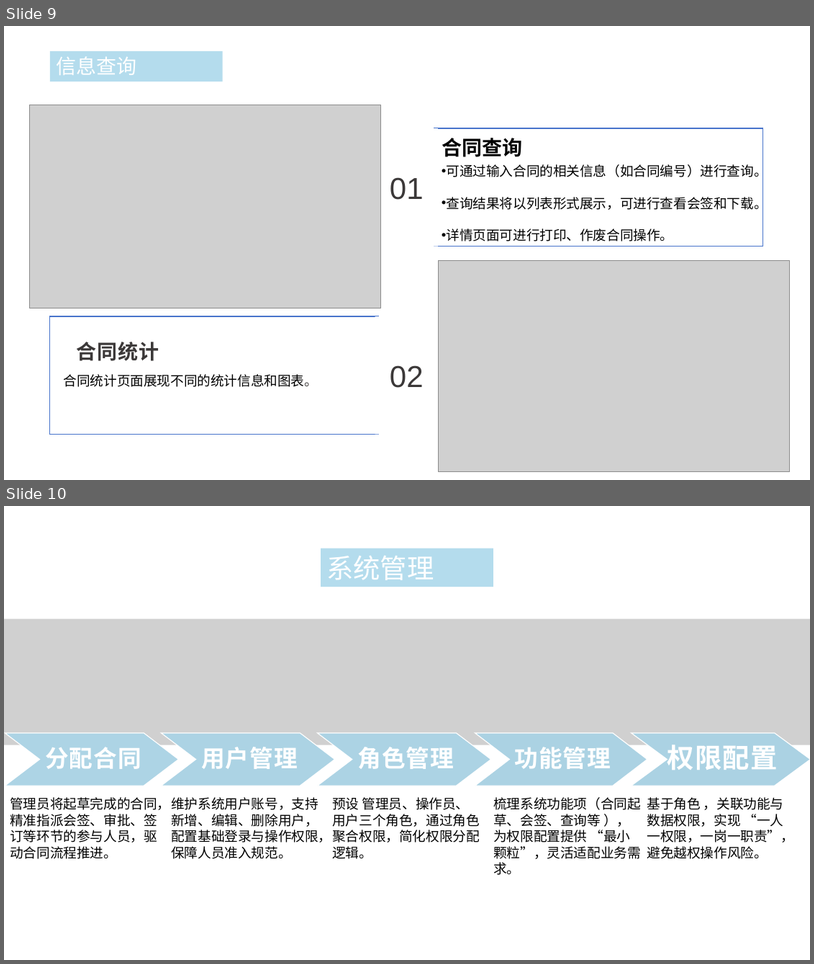
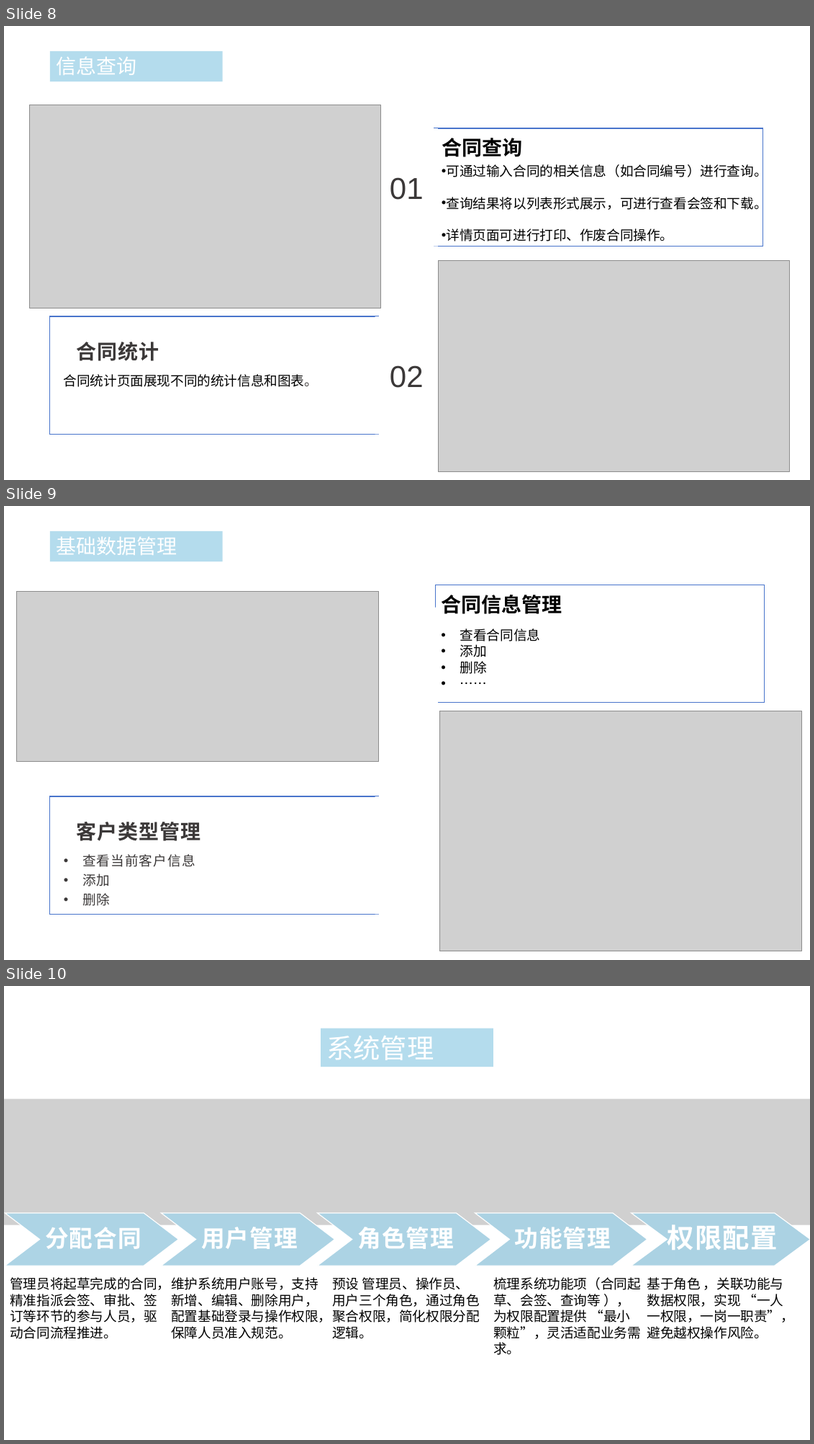
Before and after one commit to NorthOuterTowner/contract, a slide deck: 项目报告/合同管理系统ppt.pptx. Shown one above the other, each under a label of ours: slides 9 and 10 before the commit, slides 8, 9 and 10 after it. The pictures are 814x964 and 814x1444 pixels, drawn with LibreOffice and Linux fonts; fonts in the diff are those of the drawing; grey boxes stand for pictures. Boxes give left, top, right and bottom in pixels: in the first picture for what was removed or moved away, otherwise in the second. Text is boxed around its words. In the diff, an @@ line names an element or a change of style, - is before the commit and + after.

```diff
--- a/项目报告/合同管理系统ppt.pptx
+++ b/项目报告/合同管理系统ppt.pptx
@@ slide 9 added at bbox=[4, 506, 810, 960], background #FFFFFF @@
@@ rectangle added at bbox=[50, 530, 223, 561], fill #B4DCED, 24 pt, text #FFFFFF @@
+基础数据管理
@@ picture added at bbox=[17, 591, 379, 762] @@
@@ group added at bbox=[376, 584, 764, 725]: 2 rectangles, 2 texts @@
+• 查看合同信息
+• 添加
+• 删除
+• ……
+合同信息管理
@@ picture added at bbox=[440, 711, 802, 951] @@
@@ rectangle added at bbox=[50, 796, 379, 914], outline #4874CB 1 pt @@
@@ rectangle added at bbox=[376, 796, 438, 914], fill #FFFFFF @@
@@ text added at bbox=[76, 821, 201, 841], 24 pt, text #3B3838, bold @@
+客户类型管理
@@ text added at bbox=[82, 854, 196, 906], 16 pt, text #3B3838 @@
+• 查看当前客户信息
+• 添加
+• 删除
@@ what was slide 9 is now slide 8 @@
```
Also in this commit, not shown: 2 slides changed, 1 slide removed, 5 other files.
